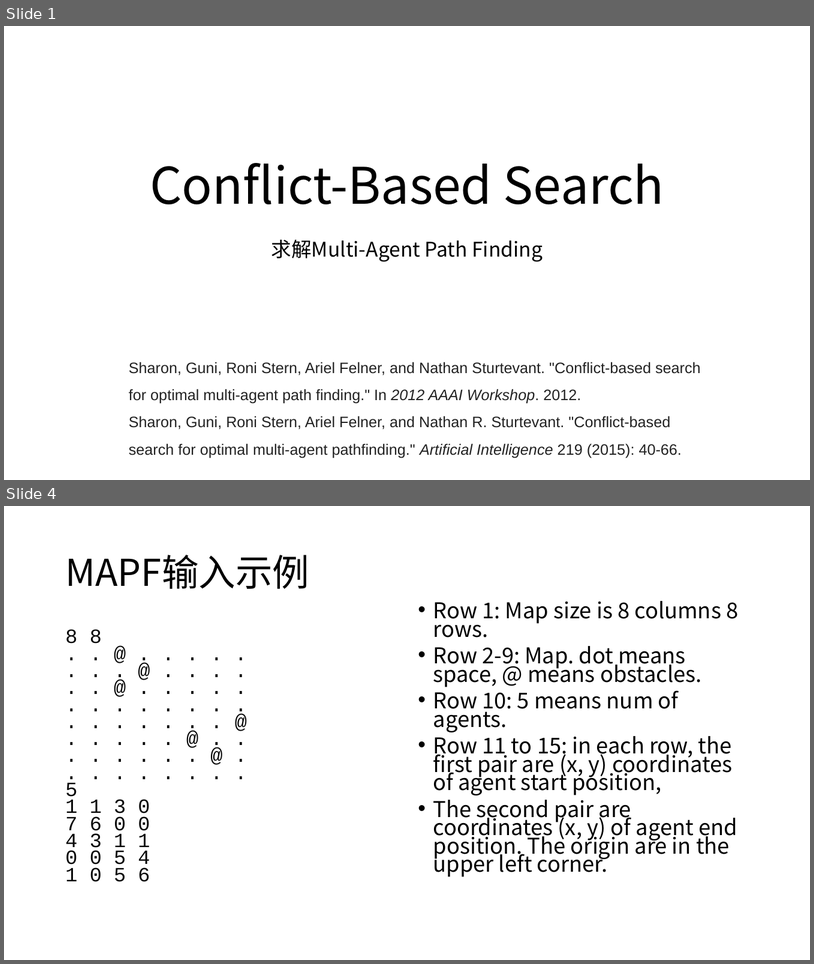
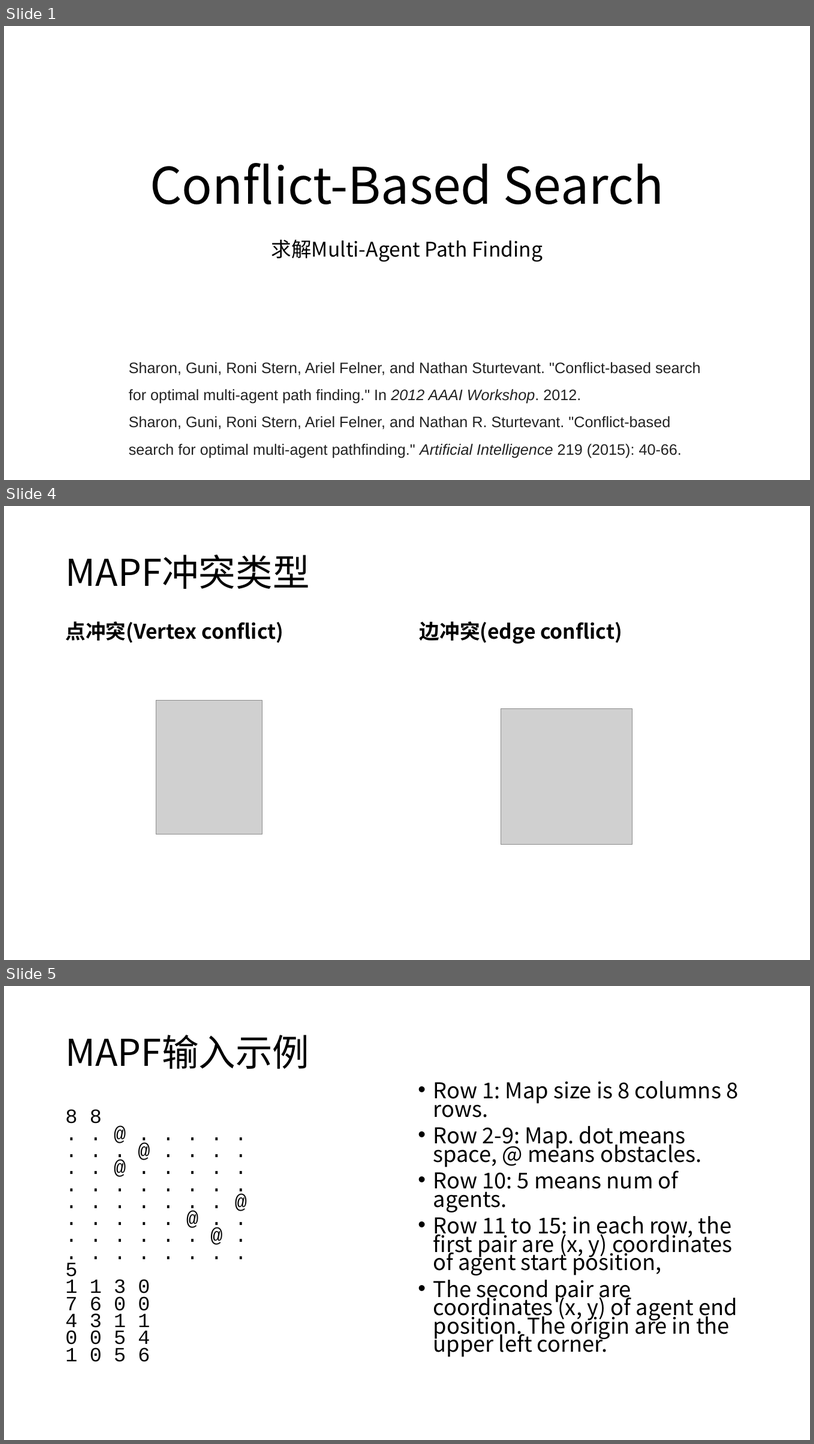
Before and after one commit to ssfc/npbenchmark, a slide deck: npbenchmark-main/MAPF/CBS.pptx. Shown one above the other, each under a label of ours: slides 1 and 4 before the commit, slides 1, 4 and 5 after it; the slides between them are not shown. The pictures are 814x964 and 814x1444 pixels, drawn with LibreOffice and Linux fonts; fonts in the diff are those of the drawing; grey boxes stand for pictures. Boxes give left, top, right and bottom in pixels: in the first picture for what was removed or moved away, otherwise in the second. Text is boxed around its words. In the diff, an @@ line names an element or a change of style, - is before the commit and + after.

```diff
--- a/npbenchmark-main/MAPF/CBS.pptx
+++ b/npbenchmark-main/MAPF/CBS.pptx
@@ slide 4 added at (x1=4, y1=506, x2=810, y2=960), background #FFFFFF @@
@@ title added at (x1=66, y1=555, x2=310, y2=589), 44 pt, text #000000 @@
+MAPF冲突类型
@@ text added at (x1=66, y1=621, x2=284, y2=643), 24 pt, text #000000, bold @@
+点冲突(Vertex conflict)
@@ text added at (x1=420, y1=621, x2=623, y2=643), 24 pt, text #000000, bold @@
+边冲突(edge conflict)
@@ picture added at (x1=156, y1=700, x2=263, y2=834) @@
@@ picture added at (x1=501, y1=709, x2=633, y2=844) @@
@@ what was slide 4 is now slide 5 @@
```
Also in this commit, not shown: 1 slide changed, 1 other slide added, 1 slide removed, 26 other files.
